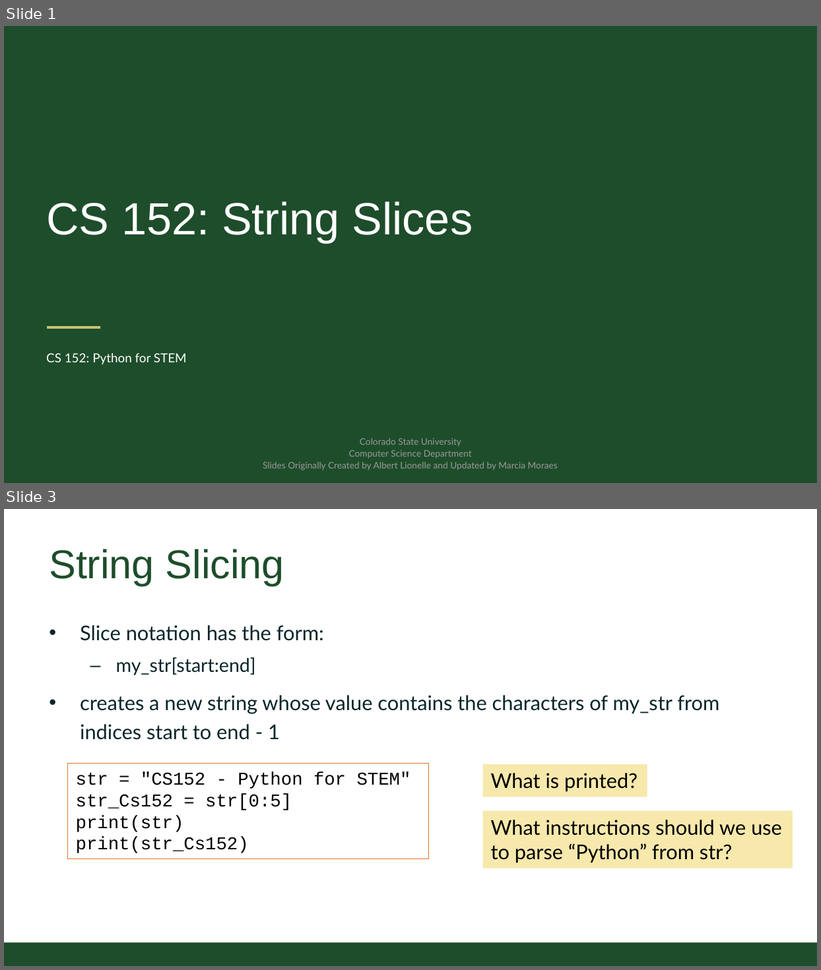
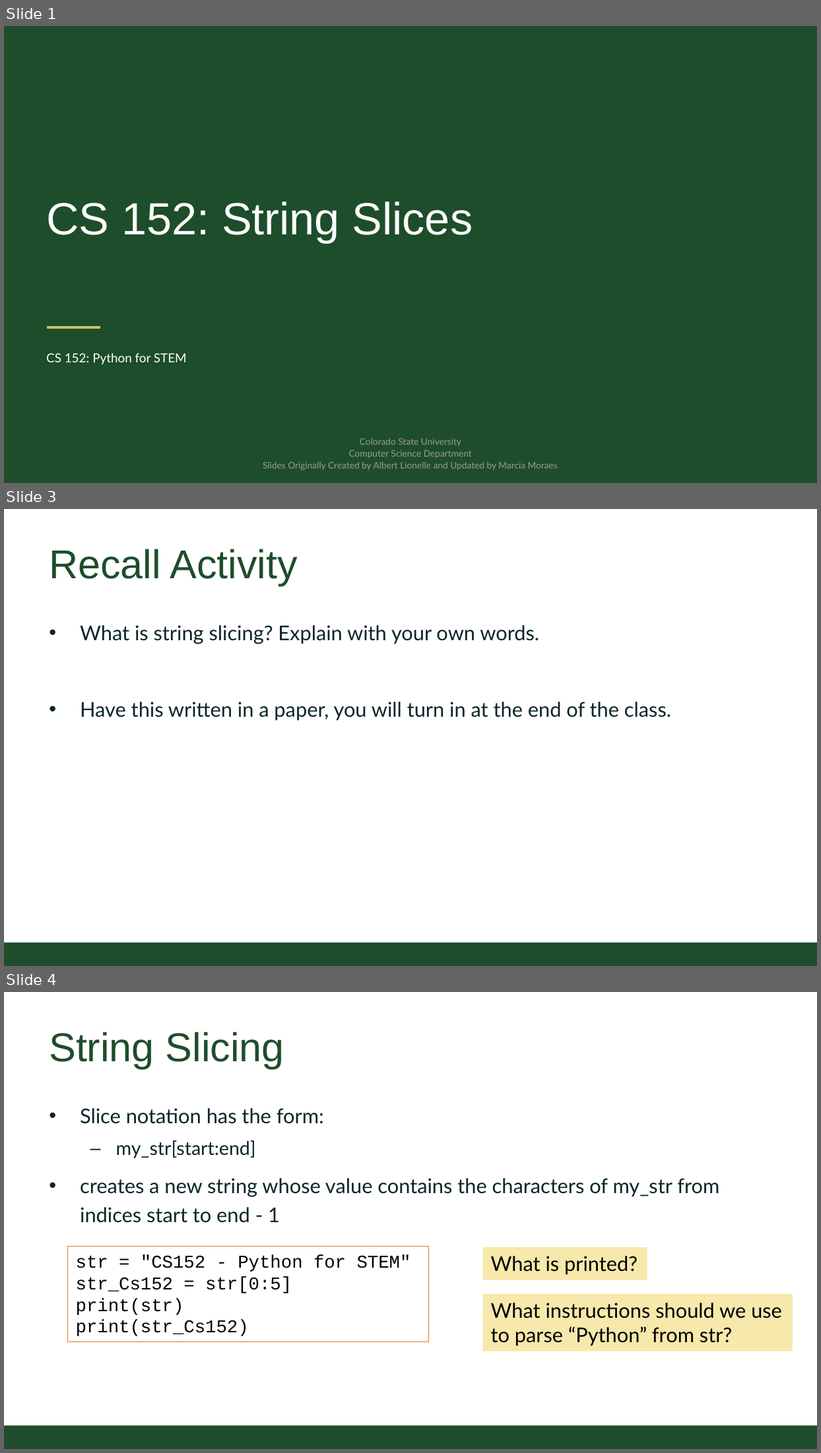
Before and after one commit to CSU-CS152/Handouts, a slide deck: 05_03StringSlicesCS152.pptx. Shown one above the other, each under a label of ours: slides 1 and 3 before the commit, slides 1, 3 and 4 after it; the slides between them are not shown. The pictures are 821x970 and 821x1453 pixels, drawn with LibreOffice and Linux fonts; fonts in the diff are those of the drawing; background and template pictures are left out. Boxes give left, top, right and bottom in pixels: in the first picture for what was removed or moved away, otherwise in the second. Text is boxed around its words. In the diff, an @@ line names an element or a change of style, - is before the commit and + after.

```diff
--- a/05_03StringSlicesCS152.pptx
+++ b/05_03StringSlicesCS152.pptx
@@ slide 3 added at [4, 509, 817, 966], background #FFFFFF; not listed: 1 template element that a slide beside it also shows @@
@@ title added at [49, 549, 298, 586], 35.7 pt, text #1E4D2B @@
+Recall Activity
@@ text added at [80, 625, 671, 721], 18 pt, text #092529 @@
+• What is string slicing? Explain with your own words.
+• Have this written in a paper, you will turn in at the end of the class.
@@ what was slide 3 is now slide 4 @@
```
Also in this commit, not shown: 1 slide changed.
